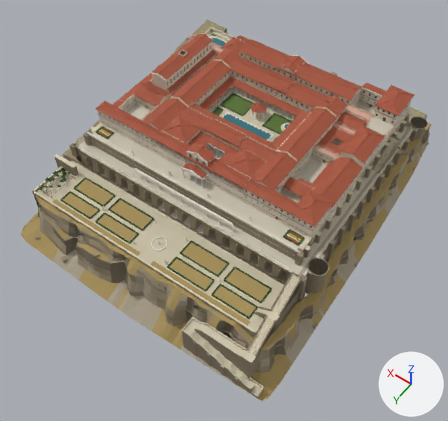
What one commit did to the glTF model nero-rome-reader /assets/models/rome/parts/rome_tiberiana_parts.glb.
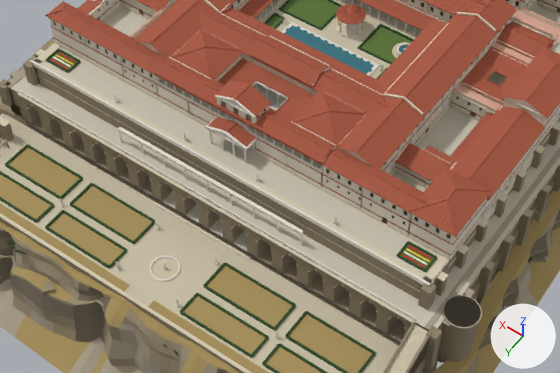
Each version is shown whole from a 50 mm camera at (-128.0, 207.0, 232.0) aimed at (-9.0, 40.0, -31.0), then close up on the part from 16% to 83% of the width and 24% to 71% of the height. Every picture has the same lights, and +X, +Y and +Z are marked at lower right. The older version's two pictures come first. Where no turn or scale is listed for an object, it has been applied to the vertices. Vertices at exactly the same position are counted once.

The scene before the commit, as lines of its bpy script (objects in view):
```python
ob_tib_base = bpy.data.objects.new('tib_base', me_tib_base)
ob_tib_base.location = (0.0, 0.0, 0.0)
ob_tib_garden = bpy.data.objects.new('tib_garden', me_tib_garden)
ob_tib_garden.location = (0.0, 0.0, 0.0)
ob_tib_roof = bpy.data.objects.new('tib_roof', me_tib_roof)
ob_tib_roof.location = (0.0, 0.0, 0.0)
# also in view: 'tib_f1' at (0.0, 0.0, 4.0); 'room_L01' at (0.0, 47.0, 6.0); 'tib_f2' at (0.0, 0.0, 10.0)
```
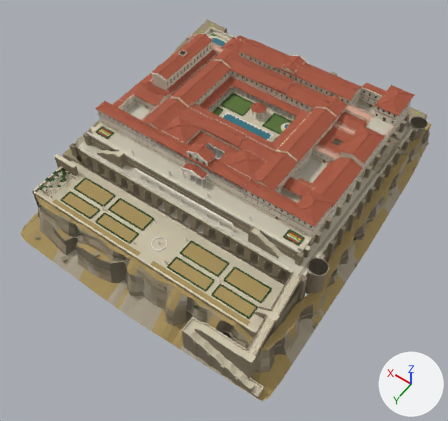
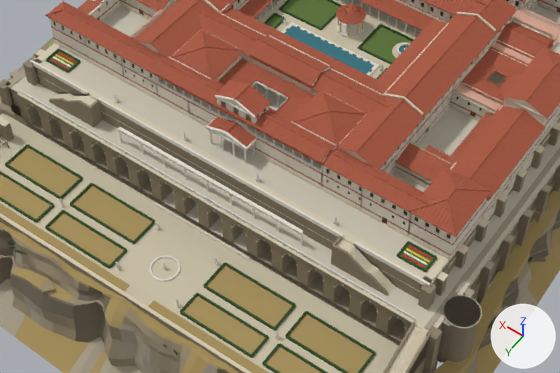
Patch to the scene script:
```diff
--- a/nero-rome-reader /assets/models/rome/parts/rome_tiberiana_parts.glb.py
+++ b/nero-rome-reader /assets/models/rome/parts/rome_tiberiana_parts.glb.py
@@ me_tib_base @@
 # used by ob_tib_base; location = (0.0, 0.0, 0.0)
-me_tib_base.from_pydata(...)  # 23500 vertices, 31605 faces; spans x -83.0..83.0, y -73.0..113.0, z -47.0..9.0
+me_tib_base.from_pydata(...)  # 24284 vertices, 32861 faces; spans x -83.0..83.0, y -73.0..113.0, z -47.0..9.0
+# me_tib_base part 1: a new loose piece, a box spanning x -50.61..-48.99, y 60.0..63.0, z -3.48..-3.38, in mat_travertine (beige #d6ccb3)
+# me_tib_base part 2: 1 vertex moved within x 69.0, y 60.0, z -18.0; 544 vertices added at x -70.0..56.0, y 59.0..67.0, z -8.0..1.0
+# other edits to the shape of me_tib_base do not show in these pictures
 me_tib_base.materials.append(mat_tuff)
```

Boxes [x1, y1, x2, y2] around the edits, measured in the close-ups (560 x 373 px):
part 1 of me_tib_base, added
    after: [367, 265, 377, 274]
part 2 of me_tib_base, built on
    after: [30, 60, 560, 332]
